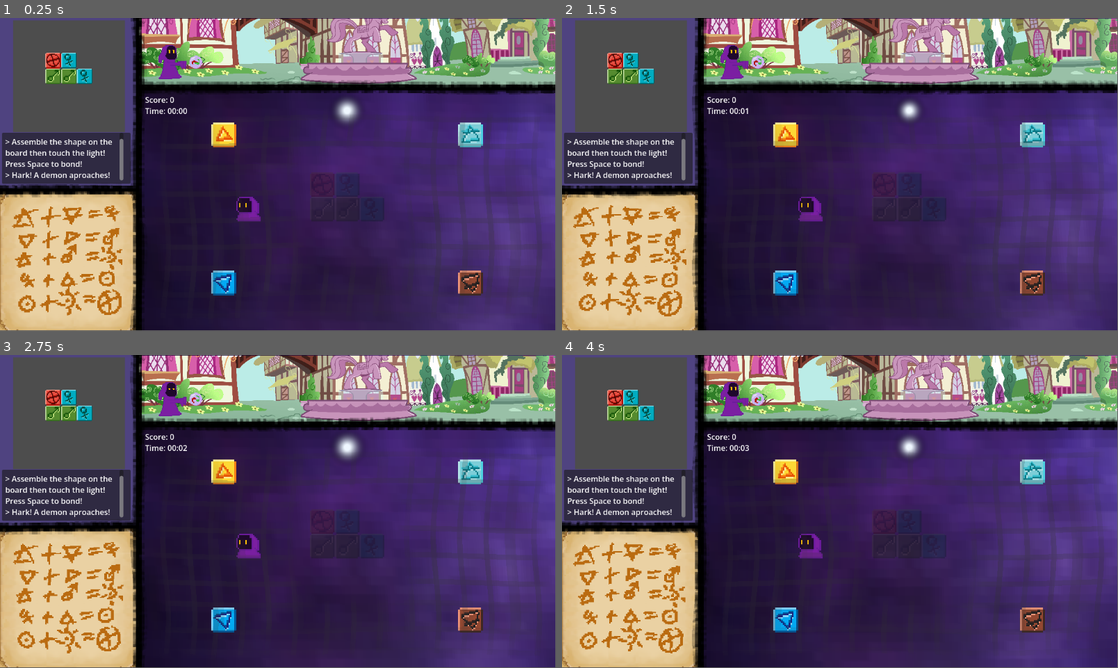
Above: before the commit, frames 1-4 (two rows, left to right).
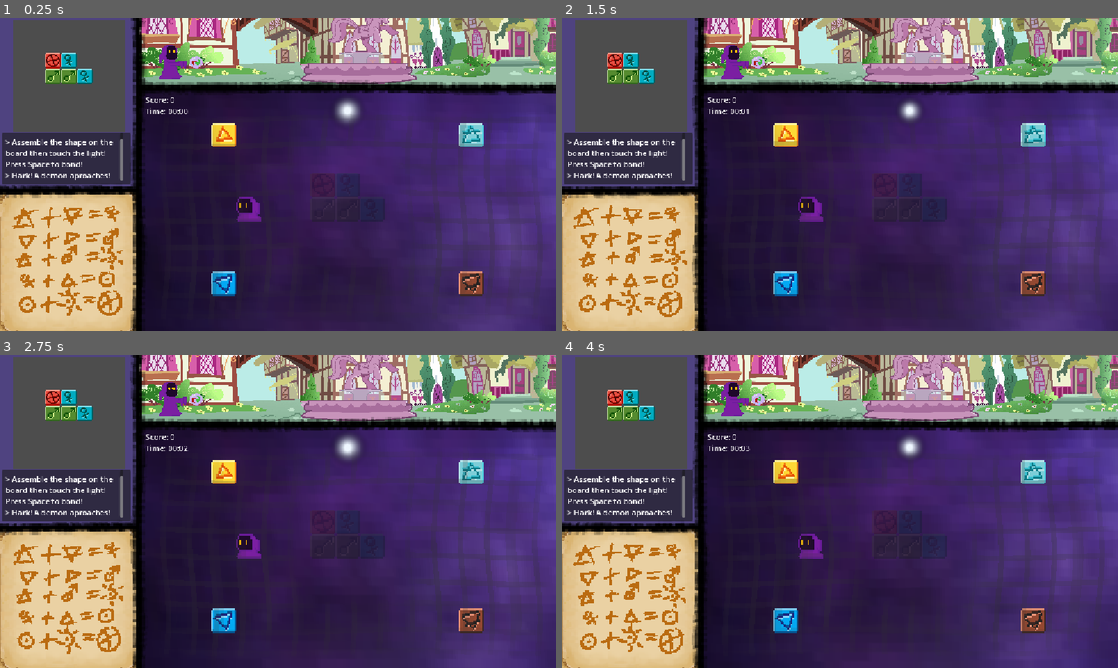
Above: after the commit, the same moments.

Repository: LiterallyANoodle/LATech-Game-Jam-2026
Game: Godot game, scene res://scenes/game_window.tscn
Two runs of this game, one before a commit and one after it. Both use one fixed random seed, a clock stepped at 60 frames per second and the inputs below.
Inputs:
- Up to frame 1 (0.25 s): no input
- Up to frame 2 (1.5 s): no input
- Up to frame 3 (2.75 s): no input
- Up to frame 4 (4 s): no input
The window is 799x449 before the commit and 800x450 after it. Grey fills any space a smaller window leaves; there, only what the larger window draws over its background counts as a difference.

The runs differ from the first frame. In frame 1, 6.3% of the frame differs, in the area x 0-100%, y 0-100%; in frame 2, 6.3%; in frame 3, 6.4%; in frame 4, 6.4%.

Commit message:
fullscreen on f button

Diff:
--- a/la-tech-game-jam-2026/project.godot
+++ b/la-tech-game-jam-2026/project.godot
@@ -24,6 +24,10 @@
 
 gdscript/warnings/untyped_declaration=2
 gdscript/warnings/inferred_declaration=2
+
+[display]
+
+window/stretch/mode="canvas_items"
 
 [input]
 
@@ -61,6 +65,11 @@
 "events": [Object(InputEventKey,"resource_local_to_scene":false,"resource_name":"","device":-1,"window_id":0,"alt_press …(191 unchanged characters)…
 ]
 }
+fullscreen={
+"deadzone": 0.2,
+"events": [Object(InputEventKey,"resource_local_to_scene":false,"resource_name":"","device":-1,"window_id":0,"alt_pressed":false,"shift_pressed":false,"ctrl_pressed":false,"meta_pressed":false,"pressed":false,"keycode":0,"physical_keycode":70,"key_label":0,"unicode":102,"location":0,"echo":false,"script":null)
+]
+}
 
 [physics]
 
--- a/la-tech-game-jam-2026/scenes/main.gd
+++ b/la-tech-game-jam-2026/scenes/main.gd
@@ -16,7 +16,7 @@
 @onready var ghost_container: Node2D = $GhostContainer
 @onready var is_resetting: bool = false
 @onready var is_dead: bool = false
-
+@onready var is_fullscreen: bool = false
 
 # Transforms GRID COORDINATES to WORLD COORDINATES
 func coord_to_position(coord: Vector2) -> Vector2:
@@ -257,3 +257,9 @@
 func _process(delta: float) -> void:
 	if Input.is_action_just_pressed("escape"):
 		get_tree().quit()
+	if Input.is_action_just_pressed("fullscreen"):
+		is_fullscreen = !is_fullscreen
+		if is_fullscreen:
+			DisplayServer.window_set_mode(DisplayServer.WINDOW_MODE_FULLSCREEN)
+		else:
+			DisplayServer.window_set_mode(DisplayServer.WINDOW_MODE_WINDOWED)
Not shown: 1 places in la-tech-game-jam-2026/scenes/game_window.tscn that only renumber resources
